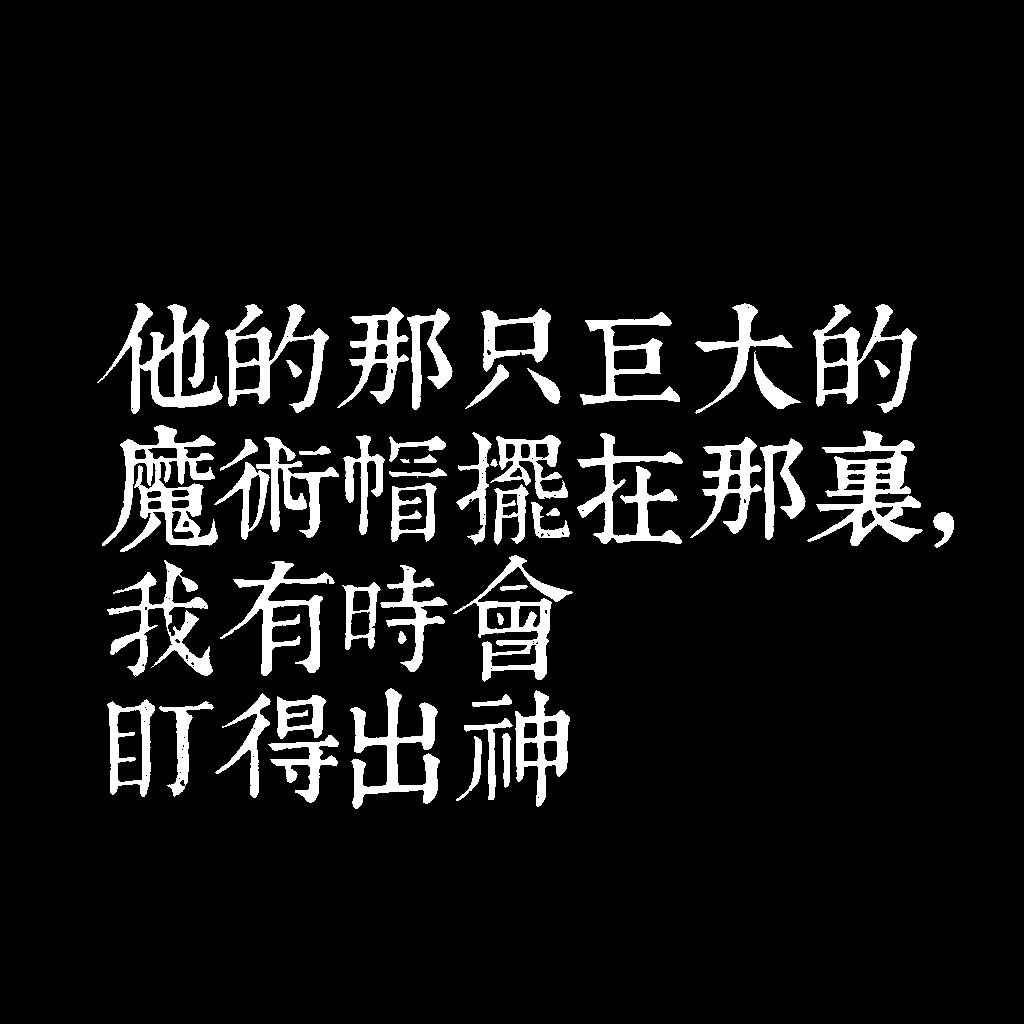
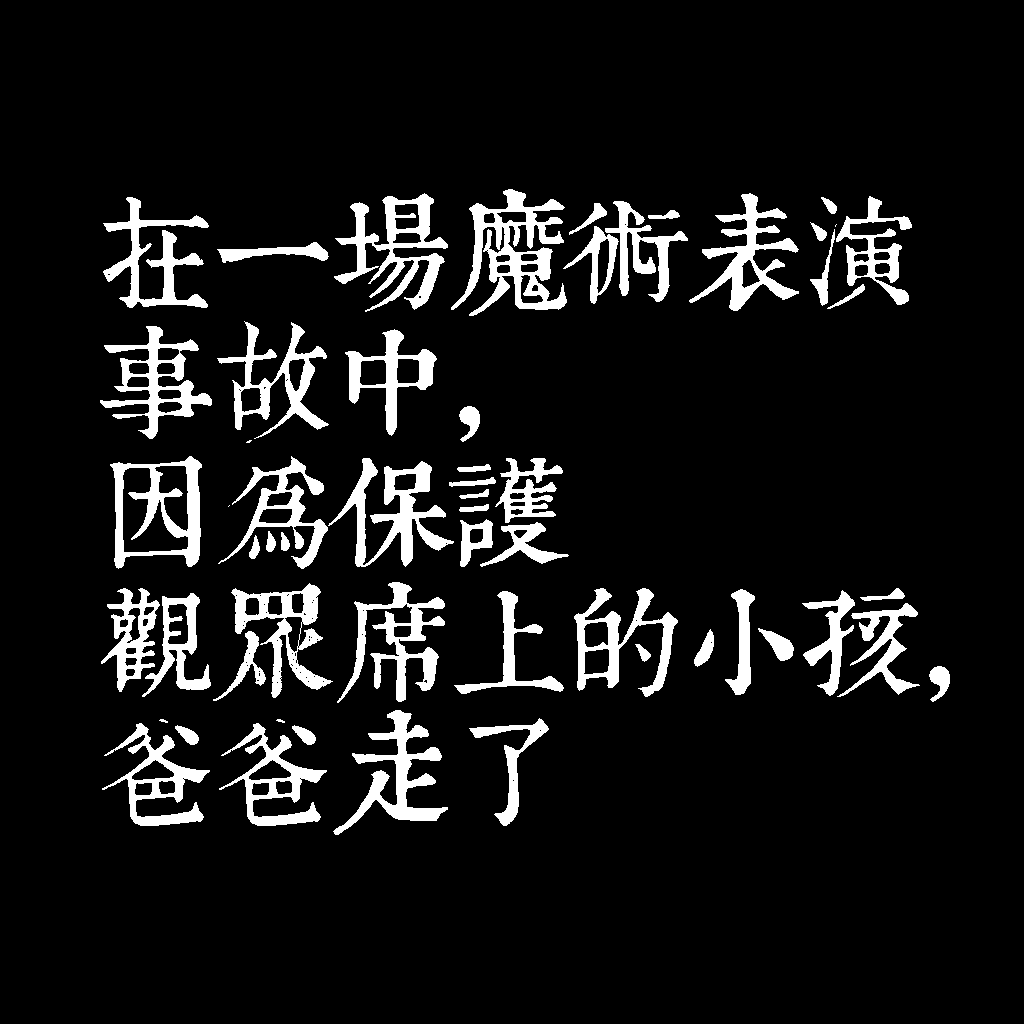
Two versions of the same layered image (1024px x 1024px). Layer-by-layer changes:
renamed "他的那只巨大的 魔術帽擺在那裡， 我有時會 盯得出神" to "在一場魔術表演 事故中， 因為保護 觀眾席上的小孩， 爸爸走了", painted on it over [97, 189, 954, 835]
